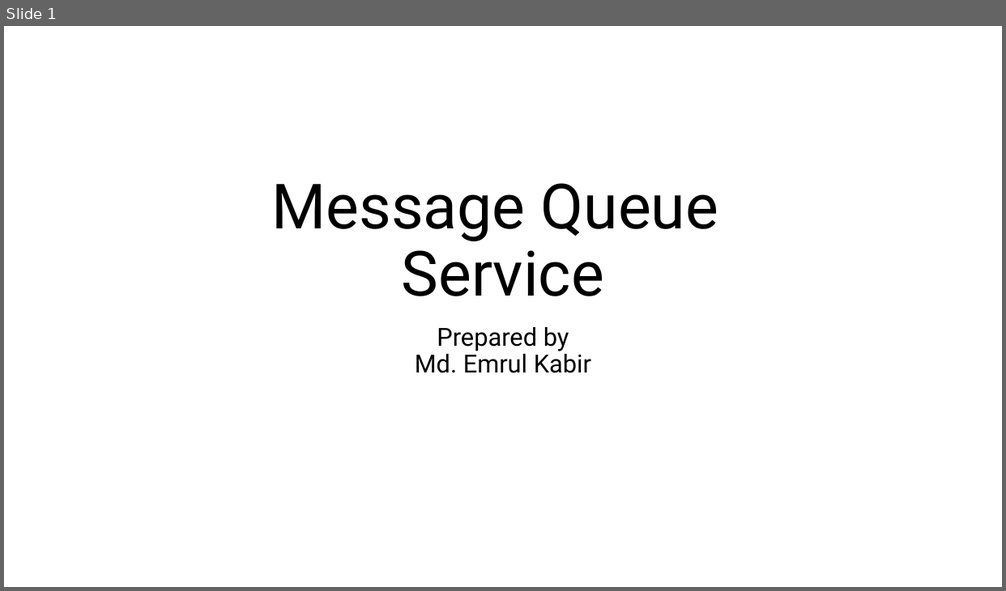
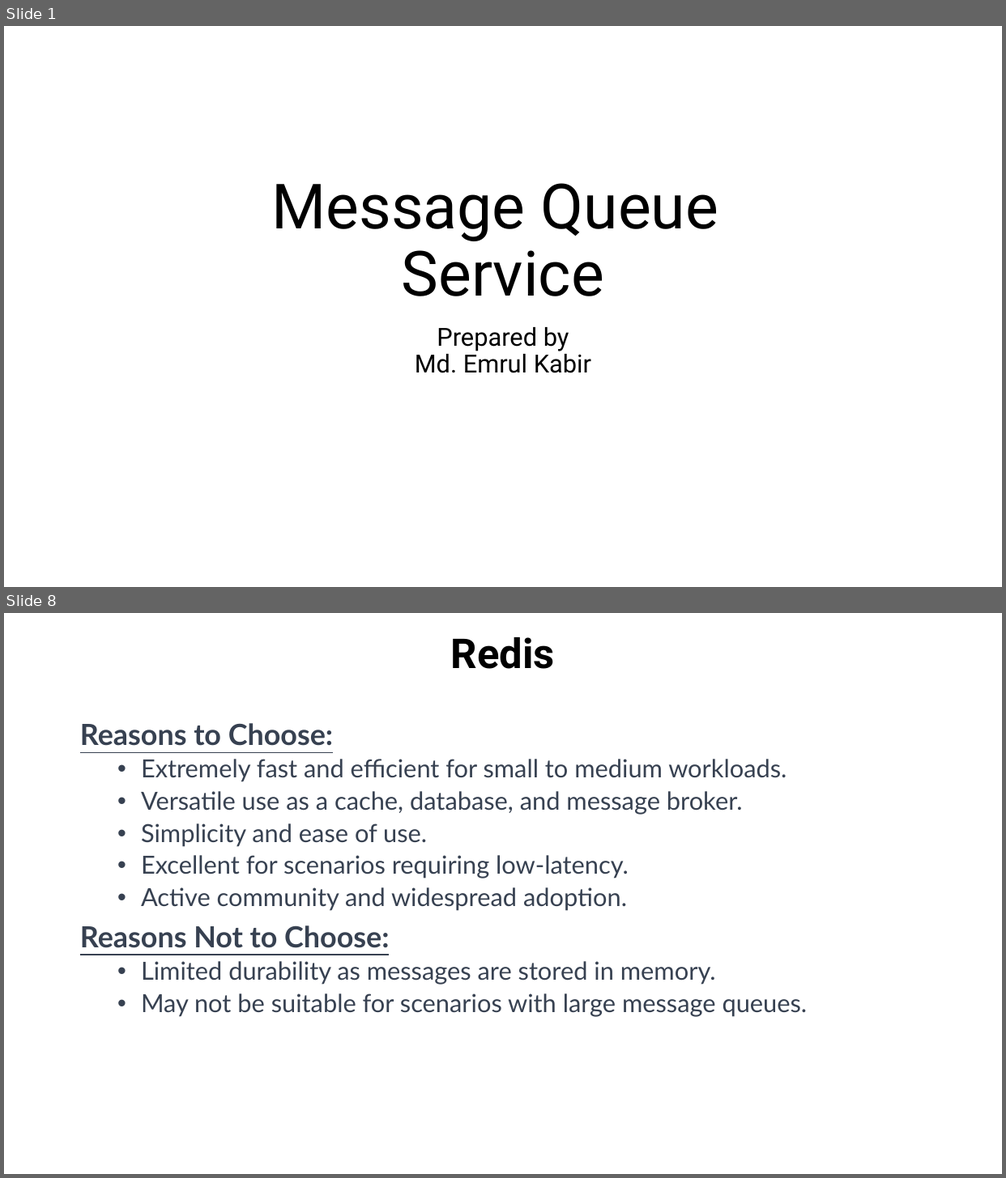
Before and after one commit to emrul11/OSL-MessageQueueService, a slide deck: Documents/MessageQueueService.pptx. Shown one above the other, each under a label of ours: slide 1 before the commit, slides 1 and 8 after it; the slides between them are not shown. The pictures are 1006x591 and 1006x1178 pixels, drawn with LibreOffice and Linux fonts; fonts in the diff are those of the drawing. Boxes give left, top, right and bottom in pixels: in the first picture for what was removed or moved away, otherwise in the second. Text is boxed around its words. In the diff, an @@ line names an element or a change of style, - is before the commit and + after.

```diff
--- a/Documents/MessageQueueService.pptx
+++ b/Documents/MessageQueueService.pptx
@@ slide 8 added at bbox=[4, 613, 1002, 1174], background #FFFFFF @@
@@ title added at bbox=[451, 637, 555, 669], 39.6 pt, text #000000, bold @@
+Redis
@@ text added at bbox=[80, 723, 808, 1017], 24 pt, text #374151 @@
+Reasons to Choose:
+  • Extremely fast and efficient for small to medium workloads.
+  • Versatile use as a cache, database, and message broker.
+  • Simplicity and ease of use.
+  • Excellent for scenarios requiring low-latency.
+  • Active community and widespread adoption.
+Reasons Not to Choose:
+  • Limited durability as messages are stored in memory.
+  • May not be suitable for scenarios with large message queues.
```
Also in this commit, not shown: 5 slides changed, 19 other slides added.
